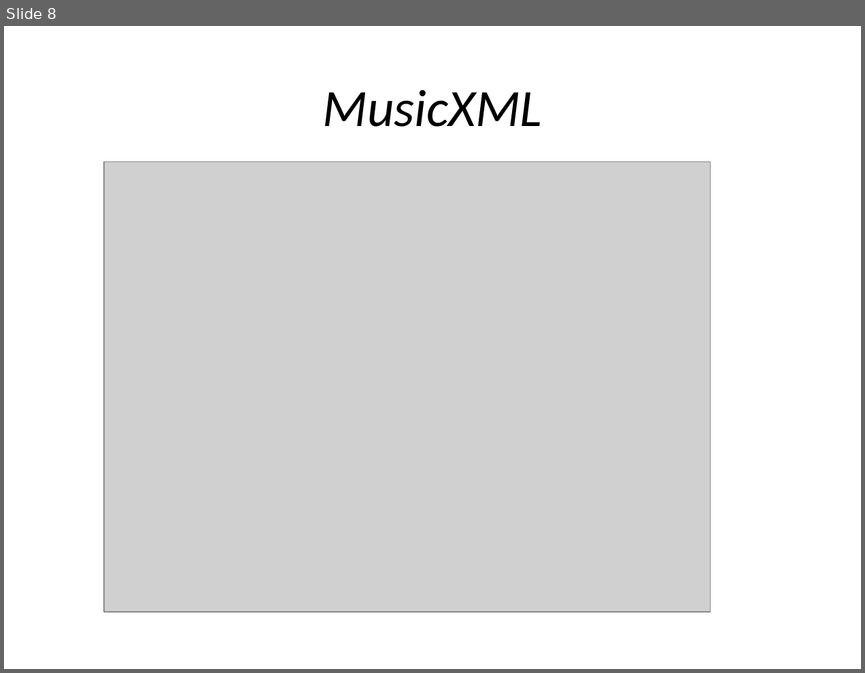
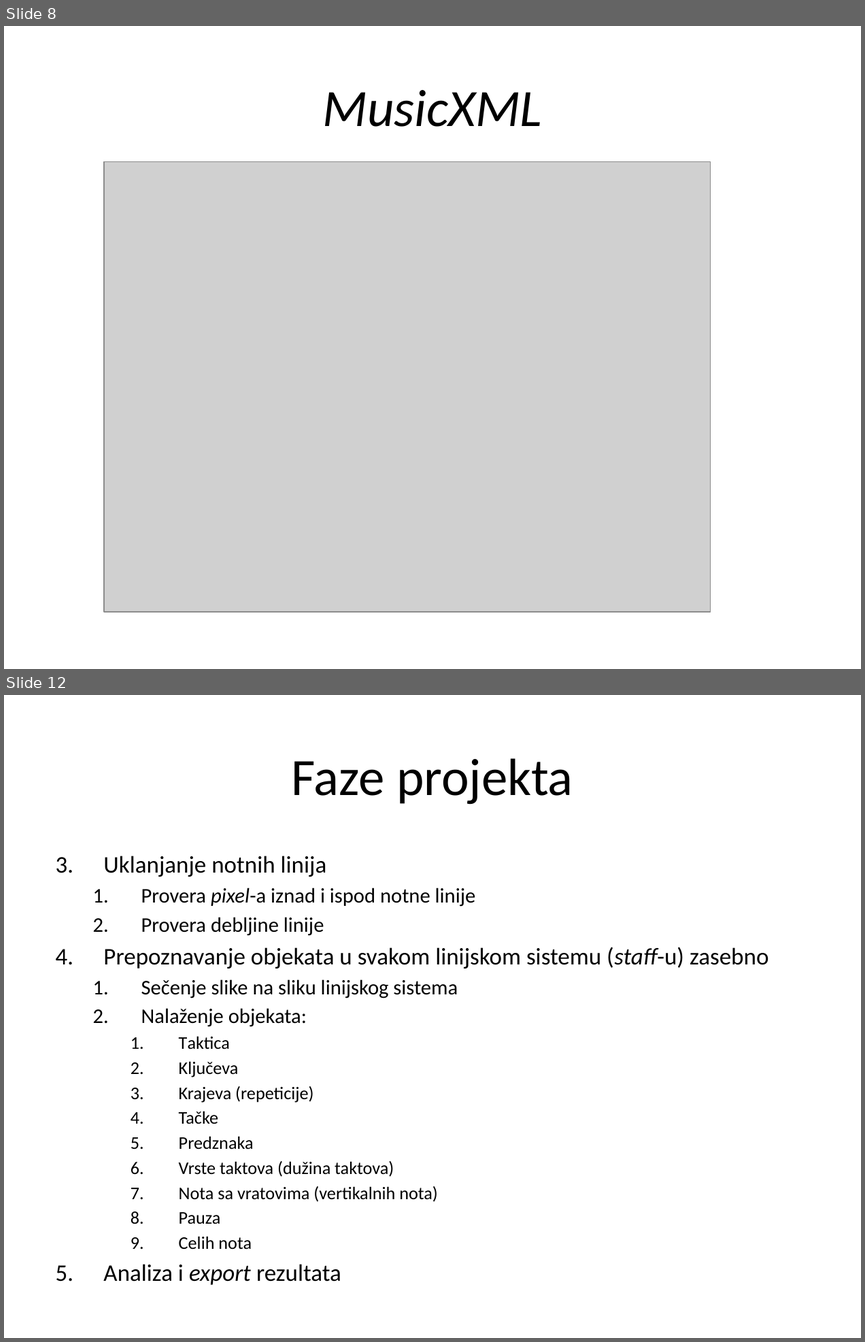
Before and after one commit to MilanRadeta/MusicReader, a slide deck: SoftProjekat.pptx. Shown one above the other, each under a label of ours: slide 8 before the commit, slides 8 and 12 after it; the slides between them are not shown. The pictures are 865x673 and 865x1342 pixels, drawn with LibreOffice and Linux fonts; fonts in the diff are those of the drawing; grey boxes stand for pictures. Boxes give left, top, right and bottom in pixels: in the first picture for what was removed or moved away, otherwise in the second. Text is boxed around its words. In the diff, an @@ line names an element or a change of style, - is before the commit and + after.

```diff
--- a/SoftProjekat.pptx
+++ b/SoftProjekat.pptx
@@ slide 12 added at bbox=[4, 695, 861, 1338], background #FFFFFF @@
@@ title added at bbox=[292, 758, 573, 804], 44 pt, text #000000 @@
+Faze projekta
@@ text added at bbox=[103, 855, 768, 1281], 15 pt, text #000000 @@
+3. Uklanjanje notnih linija
+  1. Provera pixel-a iznad i ispod notne linije
+  2. Provera debljine linije
+4. Prepoznavanje objekata u svakom linijskom sistemu (staff-u) zasebno
+  1. Sečenje slike na sliku linijskog sistema
+  2. Nalaženje objekata:
+    1. Taktica
+    2. Ključeva
+    3. Krajeva (repeticije)
+    4. Tačke
+    5. Predznaka
+    6. Vrste taktova (dužina taktova)
+    7. Nota sa vratovima (vertikalnih nota)
+    8. Pauza
+    9. Celih nota
+5. Analiza i export rezultata
```
Also in this commit, not shown: 6 slides changed, 94 other slides added, 6 slides removed, 22 other files.
